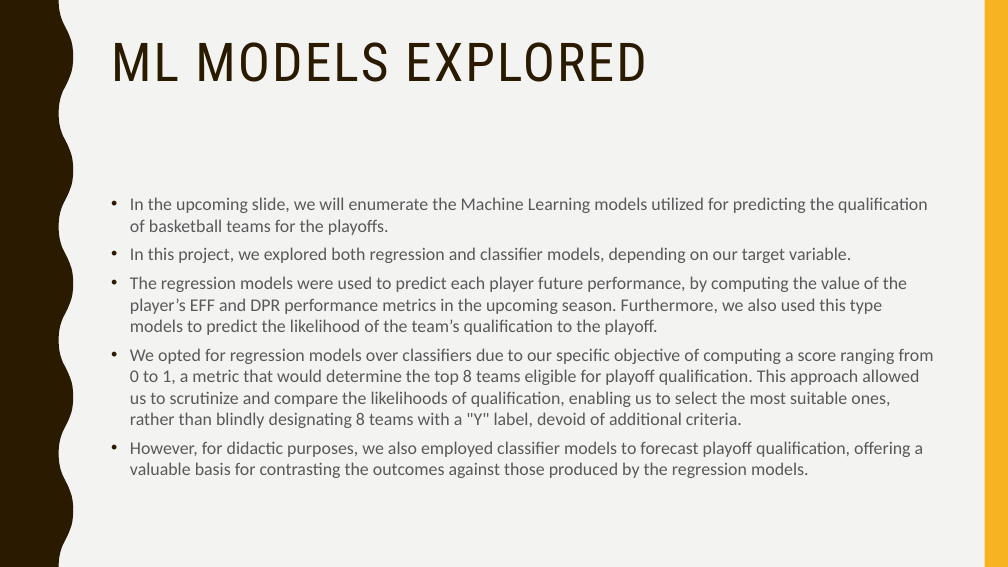
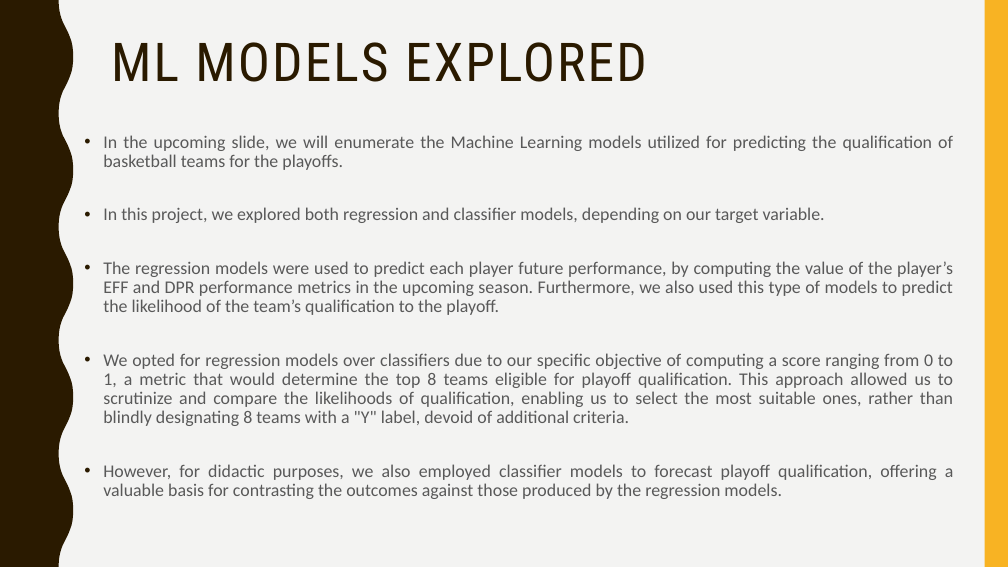
Before and after one commit to afs202005277/AC, a slide deck: slide 13 of ppt projeto.pptx. Drawn at 1008x567 pixels with LibreOffice and Linux fonts; fonts in the diff are those of the drawing. Boxes give left, top, right and bottom in pixels: in the first picture for what was removed or moved away, otherwise in the second. Text is boxed around its words. In the diff, an @@ line names an element or a change of style, - is before the commit and + after.

```diff
--- a/ppt projeto.pptx
+++ b/ppt projeto.pptx
@@ text "In the upcoming slide, we ...": place and size @@
-text "In the upcoming slide, we ..." at bbox=[130, 197, 934, 478]
+text "In the upcoming slide, we ..." at bbox=[103, 135, 954, 499]
@@ text at bbox=[103, 135, 954, 499]: alignment left to justified; line spacing 1 to 0.9 @@
@@ text at bbox=[103, 261, 953, 315]: text changed @@
-• The regression models were used to predict each player future performance, by computing the value of the player’s EFF and DPR performance metrics in the upcoming season. Furthermore, we also used this type models to predict the likelihood of the team’s qualification to the playoff.
+• The regression models were used to predict each player future performance, by computing the value of the player’s EFF and DPR performance metrics in the upcoming season. Furthermore, we also used this type of models to predict the likelihood of the team’s qualification to the playoff.
```
Also in this commit, not shown: 21 other slides changed.
